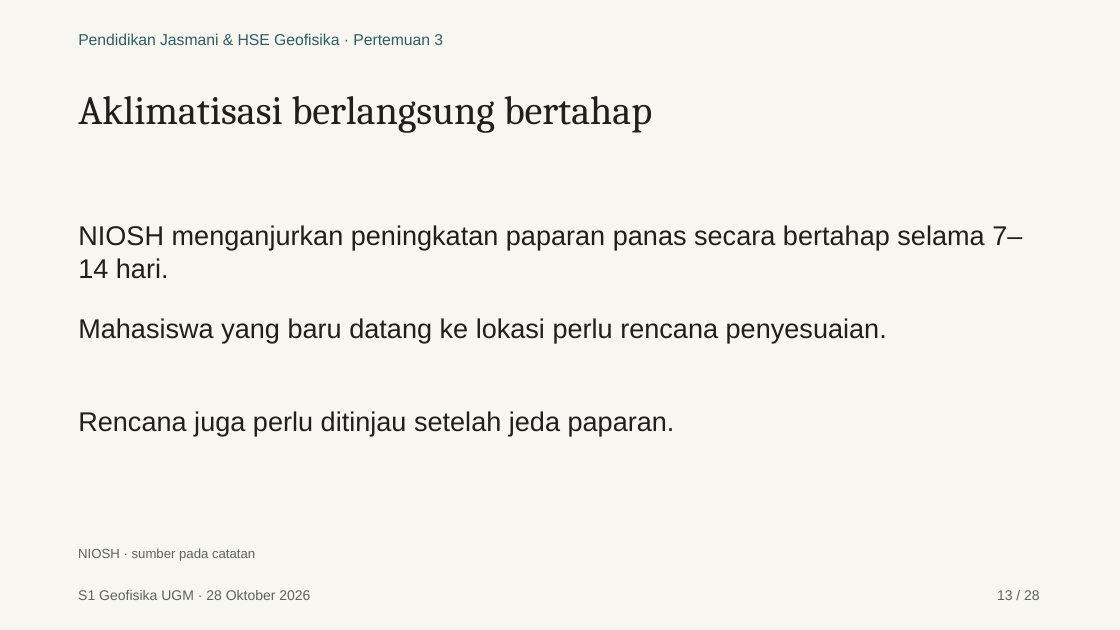
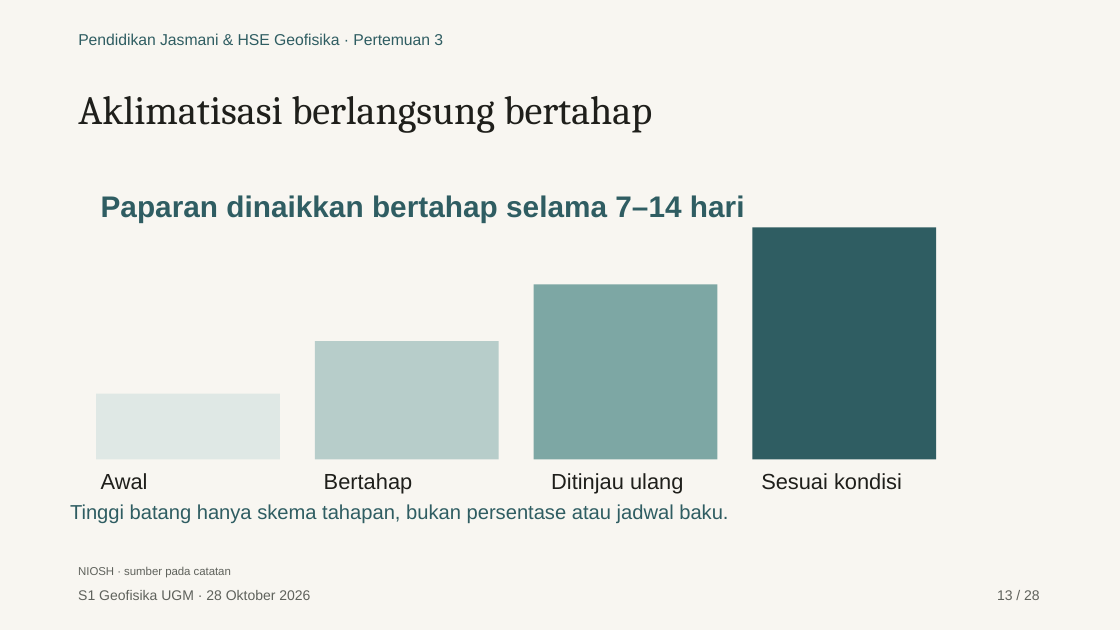
Before and after one commit to maswiet/maswiet.github.io, a slide deck: slide 13 of kuliah/pendidikan-jasmani-hse/pertemuan-3/presentasi.pptx. Drawn at 1120x630 pixels with LibreOffice and Linux fonts; fonts in the diff are those of the drawing. Boxes give left, top, right and bottom in pixels: in the first picture for what was removed or moved away, otherwise in the second. Text is boxed around its words. In the diff, an @@ line names an element or a change of style, - is before the commit and + after.

```diff
--- a/kuliah/pendidikan-jasmani-hse/pertemuan-3/presentasi.pptx
+++ b/kuliah/pendidikan-jasmani-hse/pertemuan-3/presentasi.pptx
@@ text at (x1=101, y1=195, x2=745, y2=223): text changed; size 23.2 to 25.5 pt; text colour #1F1F1B to #2F5D62; bold on @@
-NIOSH menganjurkan peningkatan paparan panas secara bertahap selama 7–14 hari.
+Paparan dinaikkan bertahap selama 7–14 hari
@@ rectangle added at (x1=753, y1=228, x2=937, y2=460), fill #2F5D62 @@
@@ rectangle added at (x1=534, y1=285, x2=718, y2=460), fill #7DA7A4 @@
@@ text removed at (x1=78, y1=318, x2=887, y2=343) @@
-Mahasiswa yang baru datang ke lokasi perlu rencana penyesuaian.
@@ rectangle added at (x1=315, y1=341, x2=499, y2=460), fill #B7CDCA @@
@@ text removed at (x1=78, y1=411, x2=675, y2=436) @@
-Rencana juga perlu ditinjau setelah jeda paparan.
@@ rectangle added at (x1=97, y1=394, x2=281, y2=460), fill #DFE8E5 @@
@@ text added at (x1=101, y1=473, x2=148, y2=489), 18.8 pt, text #1F1F1B @@
+Awal
@@ text added at (x1=324, y1=473, x2=413, y2=494), 18.8 pt, text #1F1F1B @@
+Bertahap
@@ text added at (x1=551, y1=473, x2=683, y2=494), 18.8 pt, text #1F1F1B @@
+Ditinjau ulang
@@ text added at (x1=761, y1=473, x2=902, y2=490), 18.8 pt, text #1F1F1B @@
+Sesuai kondisi
@@ text added at (x1=70, y1=504, x2=728, y2=523), 17.2 pt, text #2F5D62 @@
+Tinggi batang hanya skema tahapan, bukan persentase atau jadwal baku.
@@ text "NIOSH · sumber pada catatan" moved from (x1=78, y1=548, x2=255, y2=561) to (x1=78, y1=567, x2=231, y2=578) @@
@@ text "NIOSH · sumber pada catatan" at (x1=78, y1=567, x2=231, y2=578): size 11.2 to 9.8 pt @@
```
Also in this commit, not shown: 10 other slides changed, 32 other files.
